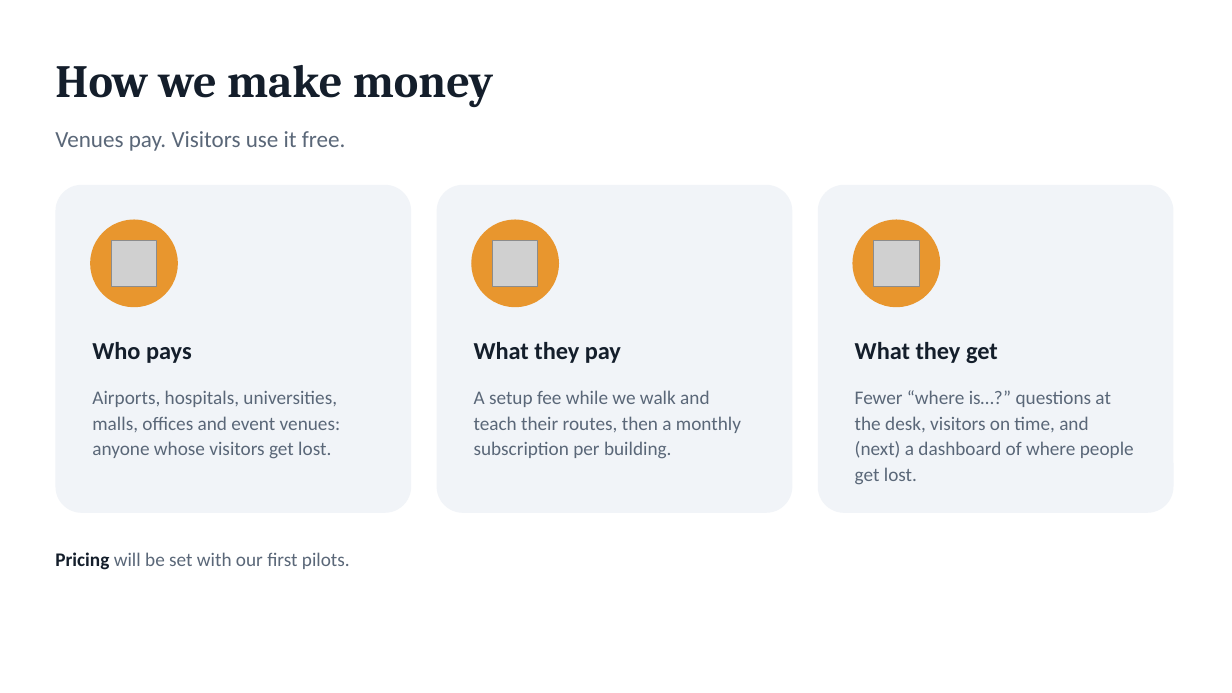
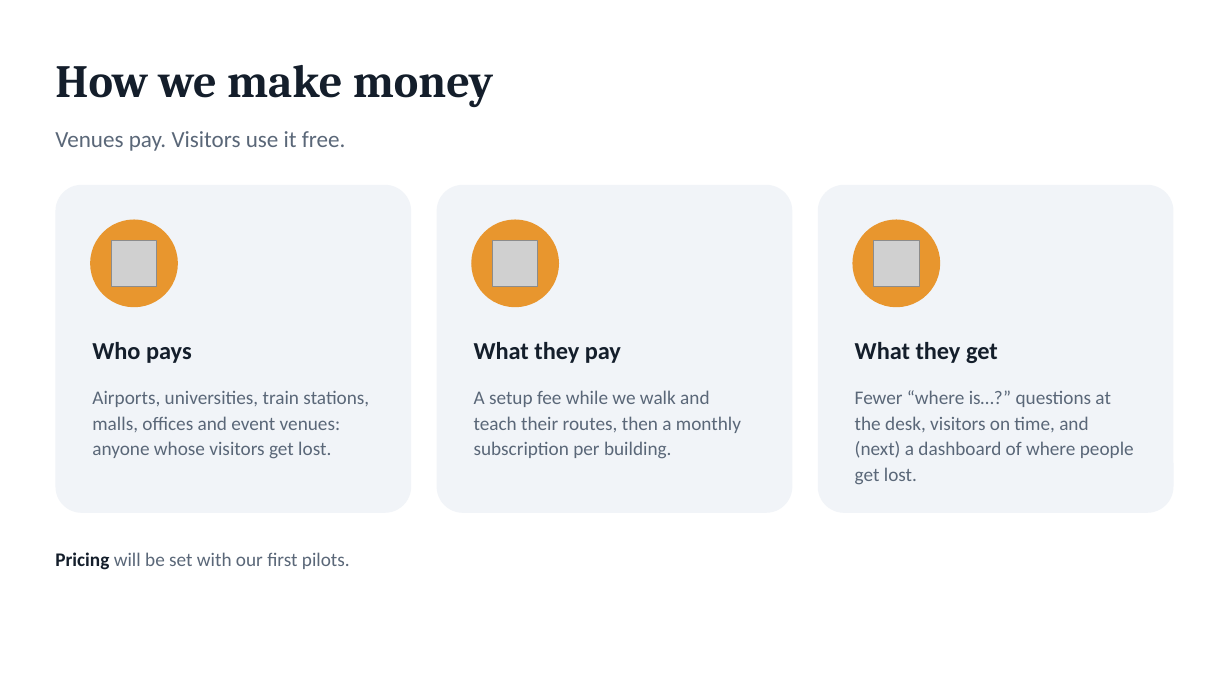
Before and after one commit to epicgdog/blindsight, a slide deck: slide 8 of slides/insight.pptx. Drawn at 1232x693 pixels with LibreOffice and Linux fonts; fonts in the diff are those of the drawing; grey boxes stand for pictures. Boxes give left, top, right and bottom in pixels: in the first picture for what was removed or moved away, otherwise in the second. Text is boxed around its words. In the diff, an @@ line names an element or a change of style, - is before the commit and + after.

Commit message:
Insight deck: start with airports, then universities

```diff
--- a/slides/insight.pptx
+++ b/slides/insight.pptx
@@ text at [92,391,369,459]: text changed @@
-Airports, hospitals, universities, malls, offices and event venues: anyone whose visitors get lost.
+Airports, universities, train stations, malls, offices and event venues: anyone whose visitors get lost.
```
Also in this commit, not shown: 4 other slides changed, 1 slide added, 1 slide removed, 2 other files.
